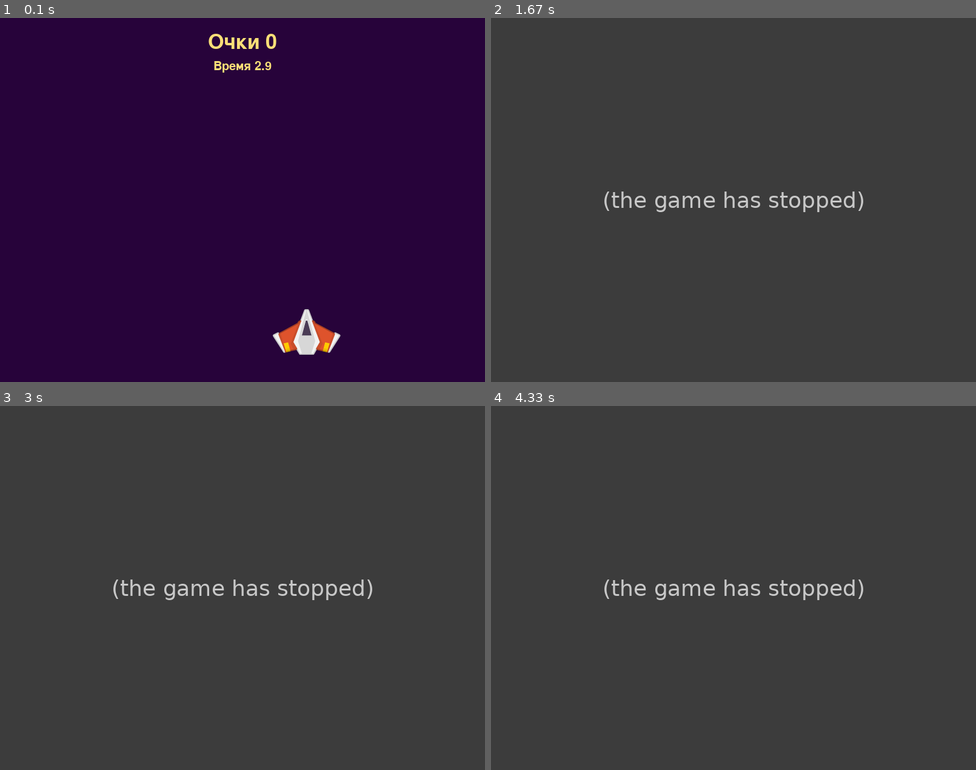
Above: before the commit, frames 1-4 (two rows, left to right).
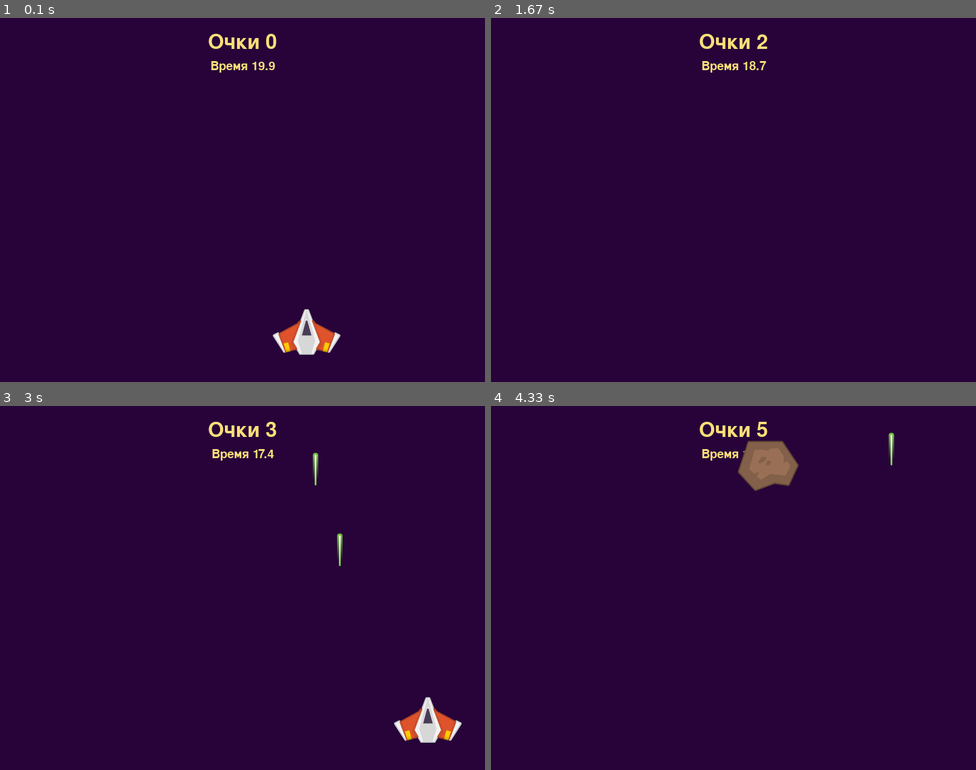
Above: after the commit, the same moments.

Repository: vasyasgors/PyGameTestTask
Game: pygame game, started from PyGameTestTask/main.py
The game is run twice, just before and just after one commit, with the same random seed, the same clock (stepped at 60 frames per second) and the same inputs.
Inputs:
- Up to frame 1 (0.1 s): no input
- Up to frame 2 (1.67 s): tap R at 0.33 s; hold Right 0.67-1.13 s; tap Space at 0.73, 1.03, 1.23, 1.53 s; hold Right 1.17-1.63 s
- Up to frame 3 (3 s): hold Left 1.67-2.2 s; tap Space at 1.73, 2.03, 2.3, 2.6, 2.73 s; hold Left 2.23-2.63 s; hold Right from 2.67 s (still down)
- Up to frame 4 (4.33 s): tap Space at 3.03, 3.4, 3.7, 3.9, 4.2 s; release Right at 3.3 s; hold Left 3.33-3.8 s; hold Right 3.83-4.3 s

The runs differ from the first frame. In frame 1, 0.2% of the frame differs, in the area x 43-57%, y 11-15%; in frame 2, 100%, in the area x 0-100%, y 0-100%; in frame 3, 100%; in frame 4, 100%.
Error before the commit: NameError: name 'create_game_scene' is not defined (behaviours.py line 29); the game stopped at 0.33 s (later frames are placeholders)

Commit message:
добавил перезагрузку

Diff:
--- a/PyGameTestTask/behaviours.py
+++ b/PyGameTestTask/behaviours.py
@@ -1,10 +1,10 @@
-import pygame
 import copy
 import random
 
 from pyunity.components import *
 from pyunity.objects import *
 from pyunity.pyunity import *
+
 
 
 class GameState:
@@ -26,8 +26,9 @@
 
     def update(self):
          if Input.is_key_down(KeyCode.R):
-            scene = create_game_scene()
-            PyUnity.load_scene(scene)
+             # По хорошему, переделать структуру программы
+             from scenes import create_main_scene
+             PyUnity.load_scene(create_main_scene())
 
     def on_player_collided_asteroid(self):
         self.state = GameState.DEFEAT
--- /dev/null
+++ b/PyGameTestTask/game.py
@@ -0,0 +1,47 @@
+class GameManager(Behaviour):
+
+    instance = None
+
+    def __init__(self, score, timer, player):
+        super().__init__()
+        GameManager.instance = self
+        self.score = score
+        self.timer = timer
+        self.player = player
+        self.state = GameState.PLAYING
+        print_meow()
+
+    def create_main_scene(self):
+        player_behaviour = PlayerBehaviour(600)
+        player_renderer = SpriteRenderer("Assets/Sprites/Ship.png")
+
+        player_object = GameObject(player_behaviour, player_renderer, "Player")
+        player_object.rect.x = 450
+        player_object.rect.y = 480
+
+
+        return Scene([player_object])
+
+    def update(self):
+         if Input.is_key_down(KeyCode.R):
+            print("try to reload ")
+            PyUnity.load_scene(self.create_main_scene())
+
+    def on_player_collided_asteroid(self):
+        self.state = GameState.DEFEAT
+        lose_panel = GameObject(None, TextRenderer(None, 50, (249, 223, 119), "Проиграл", Vector2(400, 300)))
+        PyUnity.add_object_to_loaded_scene(lose_panel)
+        self.timer.enabled = False
+
+    def on_projectile_collided_asteroid(self):
+        self.score.add_score(1)
+        self.score.update_score_text()
+        pass
+
+    def on_game_timer_finished(self):
+        self.state = GameState.WIN
+        self.timer.enabled = False
+        self.player.enabled = False
+        self.player.game_object.rect = None
+        win_panel = GameObject(None, TextRenderer(None, 50, (249, 223, 119), "Победа", Vector2(400, 300)))
+        PyUnity.add_object_to_loaded_scene(win_panel)
--- a/PyGameTestTask/main.py
+++ b/PyGameTestTask/main.py
@@ -1,32 +1,11 @@
 from pyunity.pyunity import *
+from scenes import *
 
-from behaviours import *
+
+
 
 #init game
 PyUnity.create_display((800, 600), "TestTask", (39, 3, 58));
 
-#init game scene
-player_behaviour = PlayerBehaviour(600)
-player_renderer = SpriteRenderer("Assets/Sprites/Ship.png")
-
-player_object = GameObject(player_behaviour, player_renderer, "Player")
-player_object.rect.x = 450
-player_object.rect.y = 480
-
-asteroid_spawner_behaviour = AsteroidSpawner(random.random(),  Vector4(0, 800, -100, -90))
-asteroid_spawner_object = GameObject(asteroid_spawner_behaviour, None)
-
-score_render = TextRenderer(None, 50, (249, 223, 119), "-", Vector2(400, 40))
-score_object = GameObject(Score(score_render), score_render)
-
-game_timer_renderer = TextRenderer(None, 30, (249, 223, 119), "-", Vector2(400, 80))
-game_timer_behaviour = GameTimer(3, game_timer_renderer)
-game_timer_object = GameObject(game_timer_behaviour, game_timer_renderer)
-
-game_manager_behaviour = GameManager(score_object.behaviour, game_timer_behaviour, player_behaviour)
-game_manager_object = GameObject(game_manager_behaviour, None)
-
-main_scene = Scene([player_object, asteroid_spawner_object, score_object, game_timer_object, game_manager_object])
-
 #start game
-PyUnity.start_main_loop(main_scene)
+PyUnity.start_main_loop(create_main_scene())
--- a/PyGameTestTask/pyunity/pyunity.py
+++ b/PyGameTestTask/pyunity/pyunity.py
@@ -64,4 +64,4 @@
 
 	@staticmethod
 	def load_scene(scene):
-		loaded_scene = scene
+		PyUnity.loaded_scene = scene
--- /dev/null
+++ b/PyGameTestTask/scenes.py
@@ -0,0 +1,25 @@
+from behaviours import *
+
+
+def create_main_scene():
+    player_behaviour = PlayerBehaviour(600)
+    player_renderer = SpriteRenderer("Assets/Sprites/Ship.png")
+
+    player_object = GameObject(player_behaviour, player_renderer, "Player")
+    player_object.rect.x = 450
+    player_object.rect.y = 480
+
+    asteroid_spawner_behaviour = AsteroidSpawner(random.random(),  Vector4(0, 800, -100, -90))
+    asteroid_spawner_object = GameObject(asteroid_spawner_behaviour, None)
+
+    score_render = TextRenderer(None, 50, (249, 223, 119), "-", Vector2(400, 40))
+    score_object = GameObject(Score(score_render), score_render)
+
+    game_timer_renderer = TextRenderer(None, 30, (249, 223, 119), "-", Vector2(400, 80))
+    game_timer_behaviour = GameTimer(20, game_timer_renderer)
+    game_timer_object = GameObject(game_timer_behaviour, game_timer_renderer)
+
+    game_manager_behaviour = GameManager(score_object.behaviour, game_timer_behaviour, player_behaviour)
+    game_manager_object = GameObject(game_manager_behaviour, None)
+
+    return Scene([player_object, asteroid_spawner_object, score_object, game_timer_object, game_manager_object])
Not shown, changed: PyGameTestTask/PyGameTestTask.pyproj
